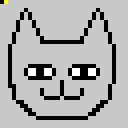
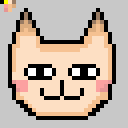
Before/after of a 128 × 128 layered artwork. What changed in the layer stack:
painted on "Happiness" over [8, 0, 112, 116]
painted on "Color" over [4, 0, 16, 12]
